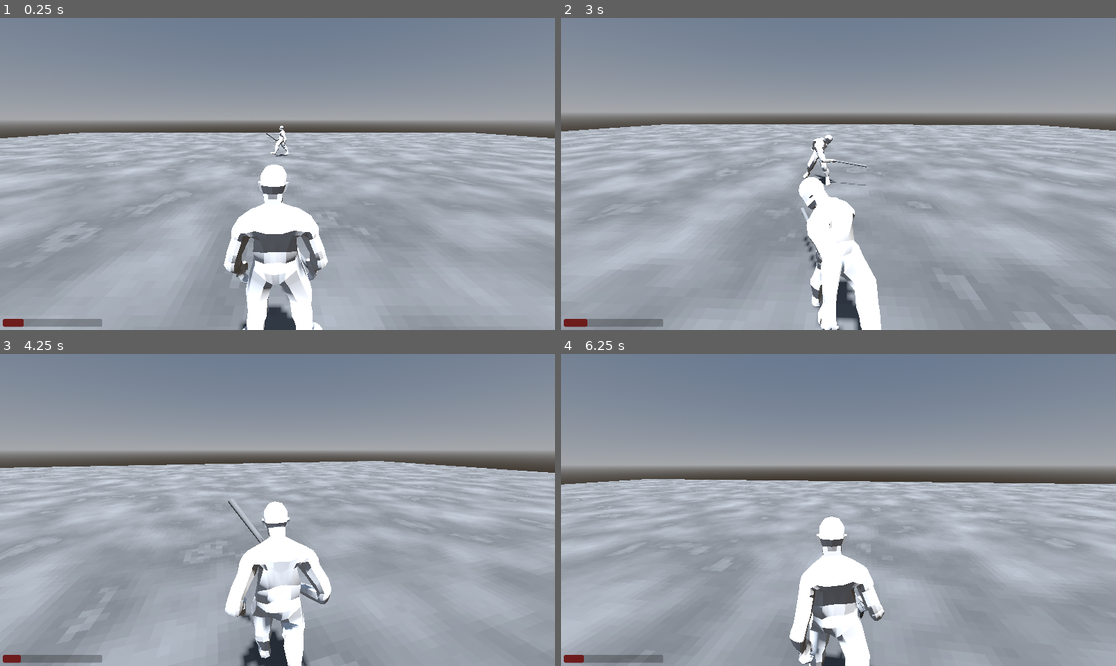
Above: before the commit, frames 1-4 (two rows, left to right).
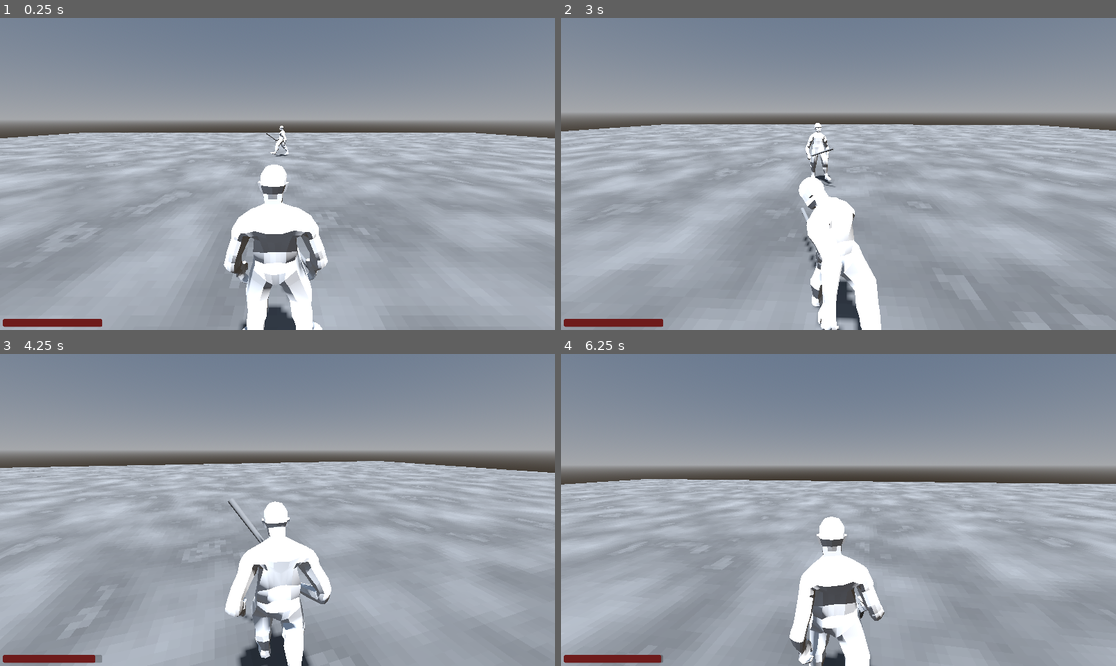
Above: after the commit, the same moments.

Repository: userext122021/godot_rpg_project
Game: Godot game, scene res://main.tscn
Same seed, same stepped clock (60 frames per second), same inputs: the game is played once before the commit and once after it.
Inputs (mouse positions are in pixels of both pictures, inside the frame that each line leads up to):
- Up to frame 1 (0.25 s): no input
- Up to frame 2 (3 s): move the mouse to (866, 174) at 0.52 s; press the mouse at (866, 174) at 0.53 s; hold W (move_forward) from 0.53 s (still down); tap Space (jump) at 0.77, 1.52 s; move the mouse to (810, 174) at 1.27 s; release the mouse at (810, 174) at 1.28 s; click (810, 174) at 1.35 s; move the mouse to (849, 167) at 2.02 s; hold Right mouse button (block) 2.03-2.78 s; click (849, 167) at 2.3 s; move the mouse to (832, 180) at 2.77 s; tap E (interact) at 2.85 s
- Up to frame 3 (4.25 s): keep holding W (move_forward); tap Space (jump) at 3.02, 3.77 s; click (271, 516) at 3.05 s; move the mouse to (316, 513) at 3.52 s; hold Shift (run) from 3.53 s (still down); click (316, 513) at 3.8 s
- Up to frame 4 (6.25 s): move the mouse to (794, 506) at 4.27 s; release Shift (run) at 4.28 s; tap 1 (select_item_1) at 4.35 s; tap Space (jump) at 4.52, 6.02 s; click (794, 506) at 4.55 s; move the mouse to (844, 510) at 5.02 s; press the mouse at (844, 510) at 5.03 s; tap 2 (select_item_2) at 5.1 s; move the mouse to (816, 503) at 5.77 s; release W (move_forward) at 5.78 s; release the mouse at (816, 503) at 5.78 s; hold D (move_right) from 5.78 s (still down); click (816, 503) at 5.85 s

The runs differ from the first frame. In frame 1, 0.4% of the frame differs, in the area x 4-19%, y 96-100%; in frame 2, 0.9%; in frame 3, 0.9%, in the area x 0-99%, y 34-100%; in frame 4, 0.7%.

Commit message:
улучшил попадание врагов

Diff:
--- a/core/entities/base_entity.gd
+++ b/core/entities/base_entity.gd
@@ -106,6 +106,7 @@
 	print("DEBUG: entity init")
 
 func calculate_damage(damage:float,damage_type:String) -> float:
+
 	if is_blocking:
 		return damage/2.0
 	return damage
--- a/core/spawner/base_spawner.gd
+++ b/core/spawner/base_spawner.gd
@@ -31,7 +31,9 @@
 	if not obj:
 		return
 	add_child(obj)
-	obj.global_position=global_position
+	var pos=global_position
+	pos.y==0.5
+	obj.global_position=pos
 	obj.tree_exited.connect(on_object_destroy)
 	counter+=1
 	print("DEBUG: object spawned. counter = ",counter)
--- a/core/weapon/base_weapon.gd
+++ b/core/weapon/base_weapon.gd
@@ -38,6 +38,7 @@
 	reload_data()
 
 func try_to_hit(body:Node3D) -> bool:
+	#print("DEBUG: try to hit")
 	if body:
 		if owner_body:
 			if body==owner_body:
@@ -59,6 +60,7 @@
 	if is_attacking:
 		attack_timer-=delta
 		if $RayCast3D.is_colliding():
+			print("DEBUG: is colliding ",Time.get_ticks_msec())
 			if try_to_hit($RayCast3D.get_collider()):
 				is_attacking=false
 				is_cooldown=true
--- a/test/base_test_scene/test_enemy.tscn
+++ b/test/base_test_scene/test_enemy.tscn
@@ -91,9 +91,9 @@
 [node name="BaseWeapon" parent="base_character/Armature/Skeleton3D/mixamorig_RightHandIndex1/weapon_marker" index="0" instance=ExtResource("2_53dad")]
 transform = Transform3D(-1, -3.7338975e-08, -8.742278e-08, -3.733896e-08, 1, -1.3411046e-07, 8.742278e-08, -1.3411046e-07, -1, 0, 0, 0)
 knockback_force = 40.0
-preparing_interval = 0.59
-attacking_interval = 0.08
-cooldown_interval = 1.0
+preparing_interval = 0.0
+attacking_interval = 2.0
+cooldown_interval = 0.0
 
 [node name="RayCast3D" parent="base_character/Armature/Skeleton3D/mixamorig_RightHandIndex1/weapon_marker/BaseWeapon" index="0"]
 collision_mask = 2
--- a/test/base_test_scene/test_player.tscn
+++ b/test/base_test_scene/test_player.tscn
@@ -10,7 +10,8 @@
 collision_layer = 2
 collision_mask = 7
 script = ExtResource("2_pw7be")
-max_hp = 100.0
+hp = 40.0
+max_hp = 40.0
 weapon = NodePath("base_character/Armature/Skeleton3D/mixamorig_RightHandIndex1/weapon_marker/MeleeWeapon")
 knockingback_interval = 0.4
 
